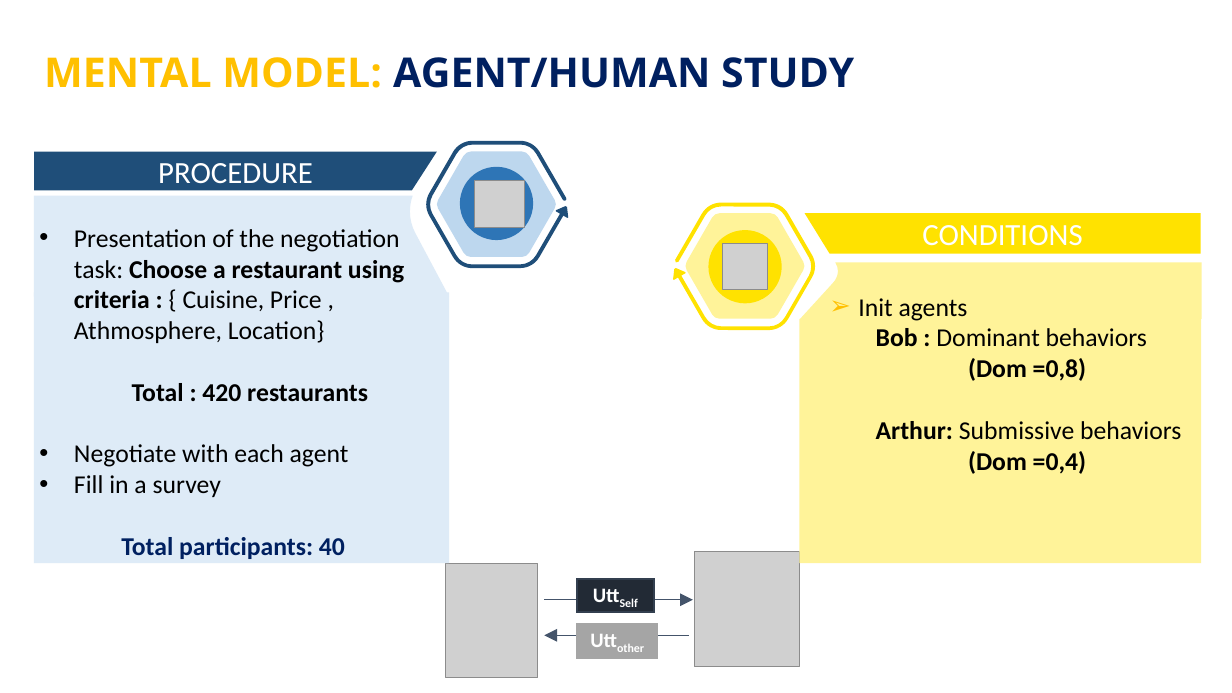
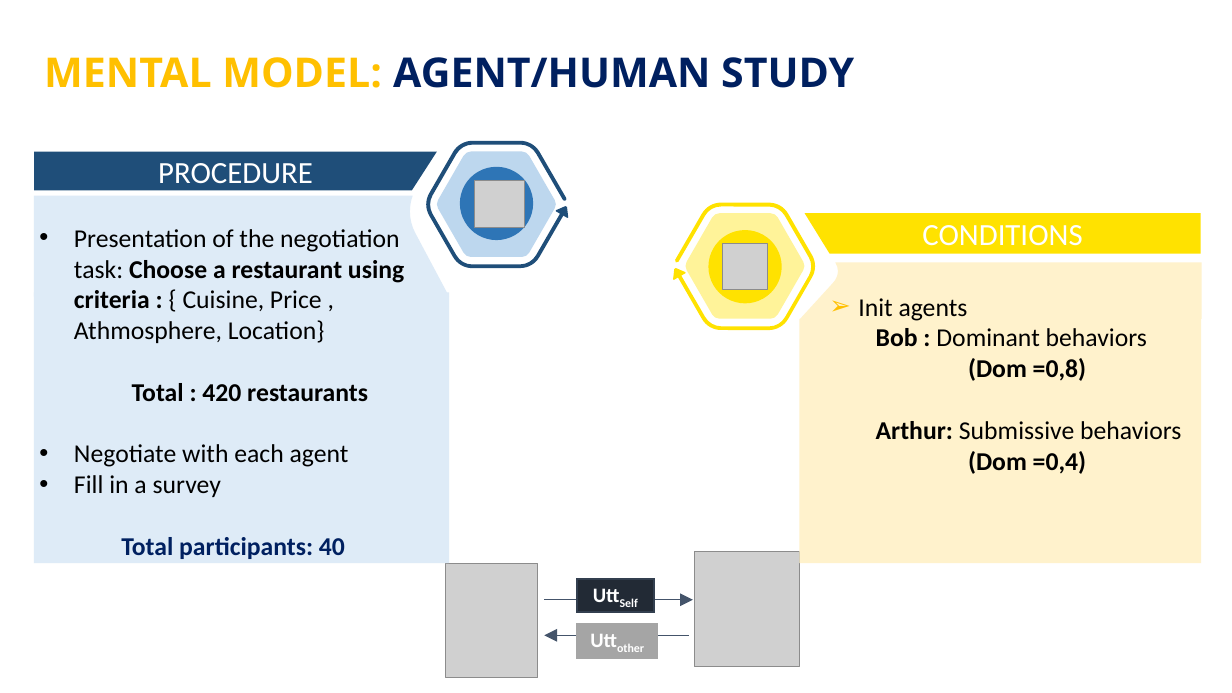
Before and after one commit to Olydia/Discolog, a slide deck: slide 31 of thesis_v2/presentation/thses.pptx. Drawn at 1232x693 pixels with LibreOffice and Linux fonts; fonts in the diff are those of the drawing; grey boxes stand for pictures. Boxes give left, top, right and bottom in pixels: in the first picture for what was removed or moved away, otherwise in the second. Text is boxed around its words. In the diff, an @@ line names an element or a change of style, - is before the commit and + after.

```diff
--- a/thesis_v2/presentation/thses.pptx
+++ b/thesis_v2/presentation/thses.pptx
@@ freeform shape at (799, 262, 1202, 563): fill #FFF399 to #FFF2CC @@
```
Also in this commit, not shown: 3 other slides changed, 2 slides added, 1 slide removed.
